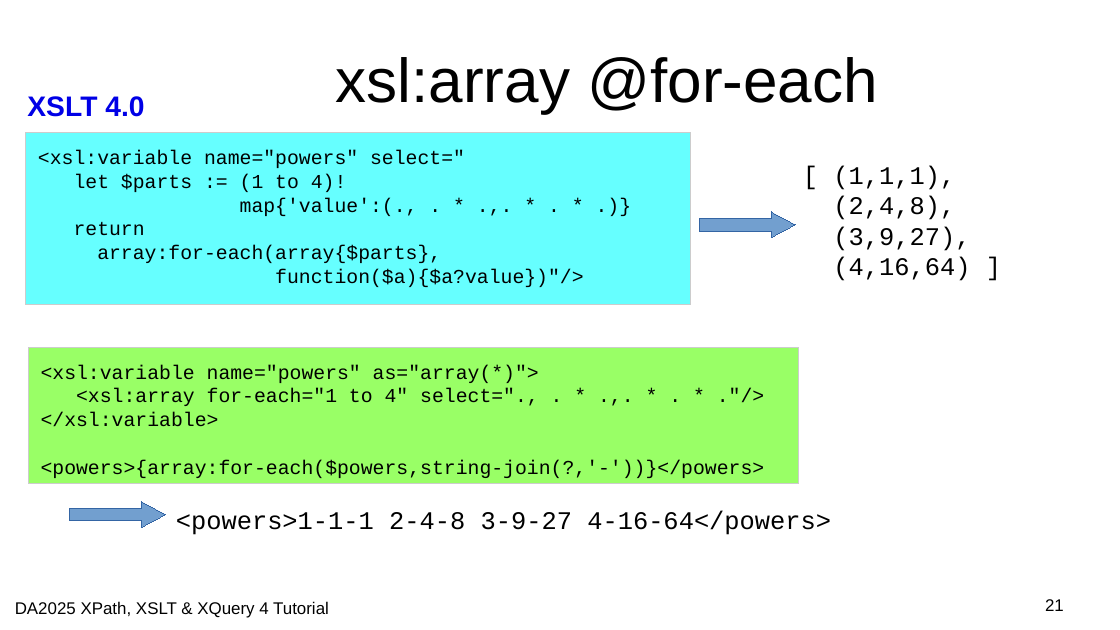
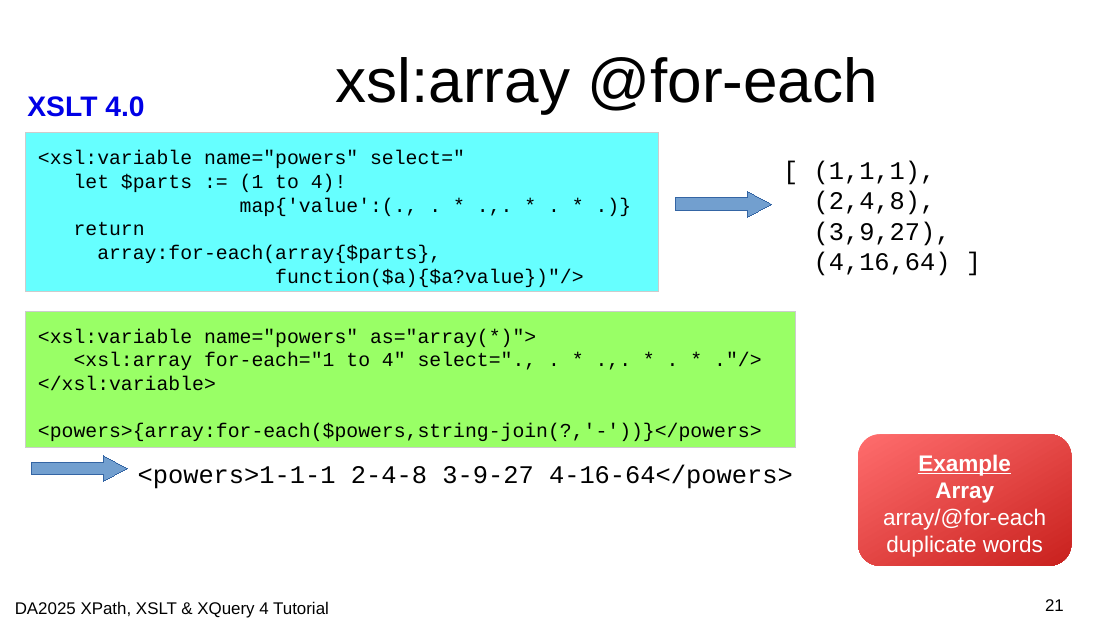
Before and after one commit to johnlumley/johnlumley.github.io, a slide deck: slide 21 of DA2025/slides/QT4-XSLT.odp. Drawn at 1120x630 pixels with LibreOffice and Linux fonts; fonts in the diff are those of the drawing; background and template pictures are left out. Boxes give left, top, right and bottom in pixels: in the first picture for what was removed or moved away, otherwise in the second. Text is boxed around its words. In the diff, an @@ line names an element or a change of style, - is before the commit and + after.

Commit message:
Minor slide changes; minor change to xslt catalog

```diff
--- a/DA2025/slides/QT4-XSLT.odp
+++ b/DA2025/slides/QT4-XSLT.odp
@@ rectangle "<xsl:variable name="powers" select="": place and size @@
-rectangle "<xsl:variable name="powers" select="" at [26, 133, 691, 305]
+rectangle "<xsl:variable name="powers" select="" at [26, 133, 660, 292]
@@ text "[ (1,1,1),": place and size @@
-text "[ (1,1,1)," at [833, 165, 970, 281]
+text "[ (1,1,1)," at [814, 160, 951, 276]
@@ right arrow: place and size @@
-right arrow at [699, 212, 795, 238]
+right arrow at [676, 192, 771, 217]
@@ rectangle "<xsl:variable name="powers" as="array(*)">": place and size @@
-rectangle "<xsl:variable name="powers" as="array(*)">" at [28, 348, 799, 484]
+rectangle "<xsl:variable name="powers" as="array(*)">" at [26, 312, 797, 448]
@@ rounded rectangle added at [859, 435, 1072, 566], fill gradient #FF6D6D to #C9211E, 16 pt, text #FFFFFF @@
+Example
+Array
+array/@for-each
+duplicate words
@@ right arrow: place and size @@
-right arrow at [70, 502, 166, 527]
+right arrow at [32, 456, 127, 482]
@@ text "<powers>1-1-1 2-4-8 3-9-27 4-16-64</powers>": place and size @@
-text "<powers>1-1-1 2-4-8 3-9-27 4-16-64</powers>" at [176, 511, 831, 535]
+text "<powers>1-1-1 2-4-8 3-9-27 4-16-64</powers>" at [138, 465, 793, 489]
```
Also in this commit, not shown: 4 other files.
